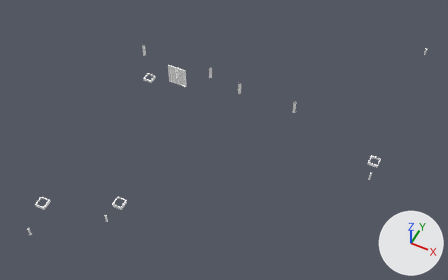
One commit to the OBJ model Games/GuruttoWorld/Assets/Models/StreetJourney/Baked/Block-0-11.obj: the scene before it, then after it.
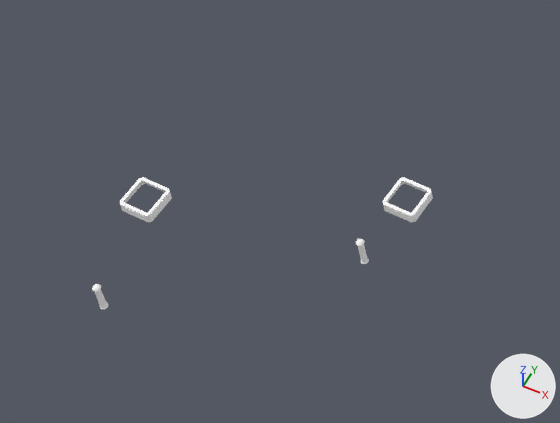
Old and new are each drawn whole from a 50 mm lens placed at (11.5, -10.6, 44.3), pointed at (-6.0, 24.3, 0.6) and again close up on the part from 0% to 37% of the width and 52% to 96% of the height. Lighting does not change. The marker at lower right points along +X, +Y and +Z. The last two pictures show the newer version. Where no turn or scale is listed for an object, it has been applied to the vertices. Vertices at exactly the same position are counted once.

The first close-up shows 'Block-0-11'.
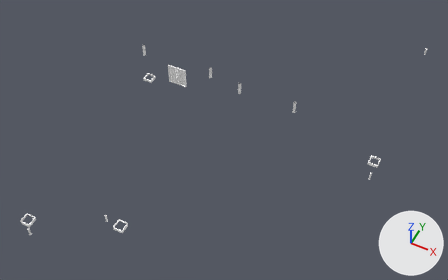
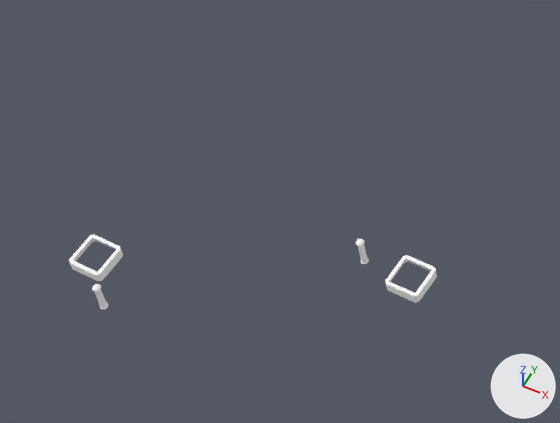
Changed parts and their boxes [x1, y1, x2, y2] in the close-ups (560 x 423 px; the box of a moved part takes in the faces that stretch with it):
'Block-0-11', reshaped
    before: [92, 177, 433, 309]
    after: [69, 234, 437, 309]
part 1 of me_block_0_11, moved or reshaped
    before: [119, 177, 172, 223]
    after: [69, 234, 123, 281]
part 2 of me_block_0_11, moved or reshaped
    before: [382, 177, 433, 223]
    after: [385, 255, 437, 303]

The change, as a list of edits to the scene's bpy script:
```text
Change me_block_0_11:
    where me_block_0_11.from_pydata(...)  # 1432 vertices, 2624 faces; spans x -17.9..8.0, y 7.9..45.1, z 0.0..3.9
    used by ob_block_0_11; location = (0.0, 0.0, 0.0)
    me_block_0_11 part 1: the loose piece of 64 vertices spanning x -17.5..-16.5, y 10.5..11.5, z 0.0..0.3 is moved by (0.0, -2.0, 0.0)
    me_block_0_11 part 2: the loose piece of 64 vertices spanning x -11.5..-10.5, y 13.5..14.5, z 0.0..0.3 is moved by (1.4, -2.0, 0.0)
```
